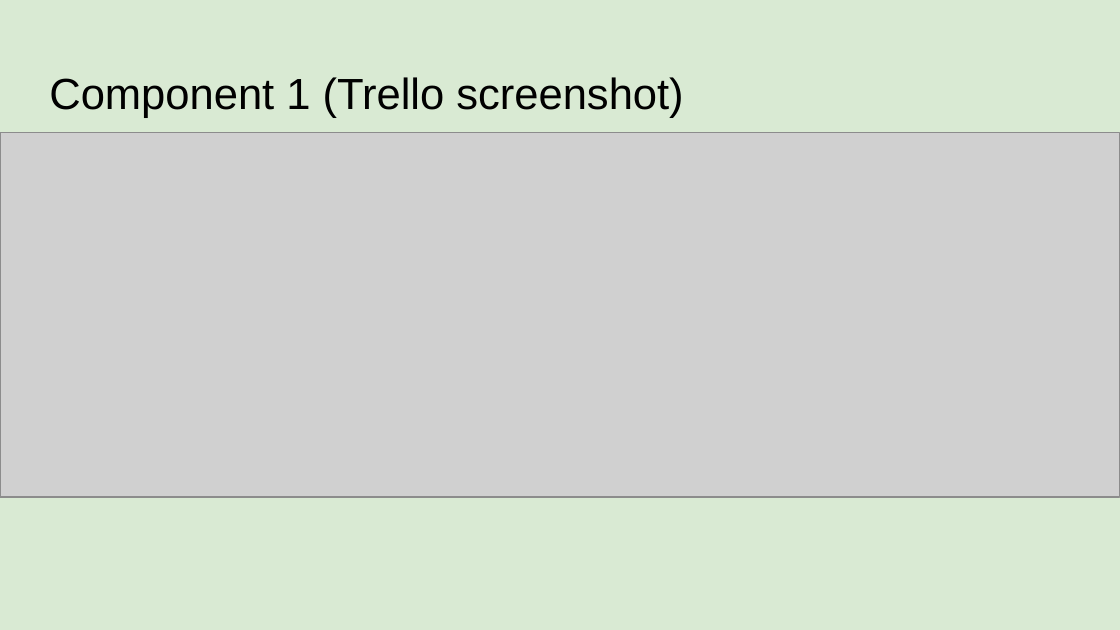
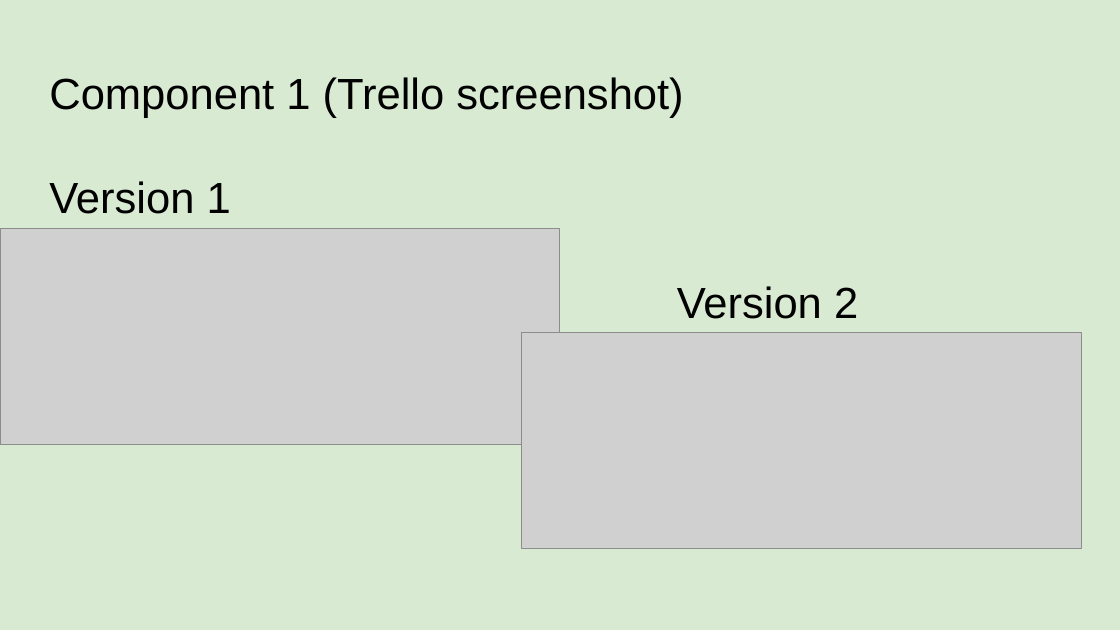
Before and after one commit to Luka-Timtam/Pizza-Bot, a slide deck: slide 4 of 022_91893+_+91897+Documentation.pptx. Drawn at 1120x630 pixels with LibreOffice and Linux fonts; fonts in the diff are those of the drawing; grey boxes stand for pictures. Boxes give left, top, right and bottom in pixels: in the first picture for what was removed or moved away, otherwise in the second. Text is boxed around its words. In the diff, an @@ line names an element or a change of style, - is before the commit and + after.

```diff
--- a/022_91893+_+91897+Documentation.pptx
+++ b/022_91893+_+91897+Documentation.pptx
@@ title at bbox=[49, 77, 858, 319]: text changed @@
-Component 1 (Trello screenshot)
+Component 1 (Trello screenshot)
+Version 1
+Version 2
@@ picture: place and size @@
-picture at bbox=[0, 133, 1120, 497]
+picture at bbox=[0, 228, 560, 445]
@@ picture added at bbox=[522, 333, 1082, 549] @@
```
Also in this commit, not shown: 1 slide added, 2 other files.
